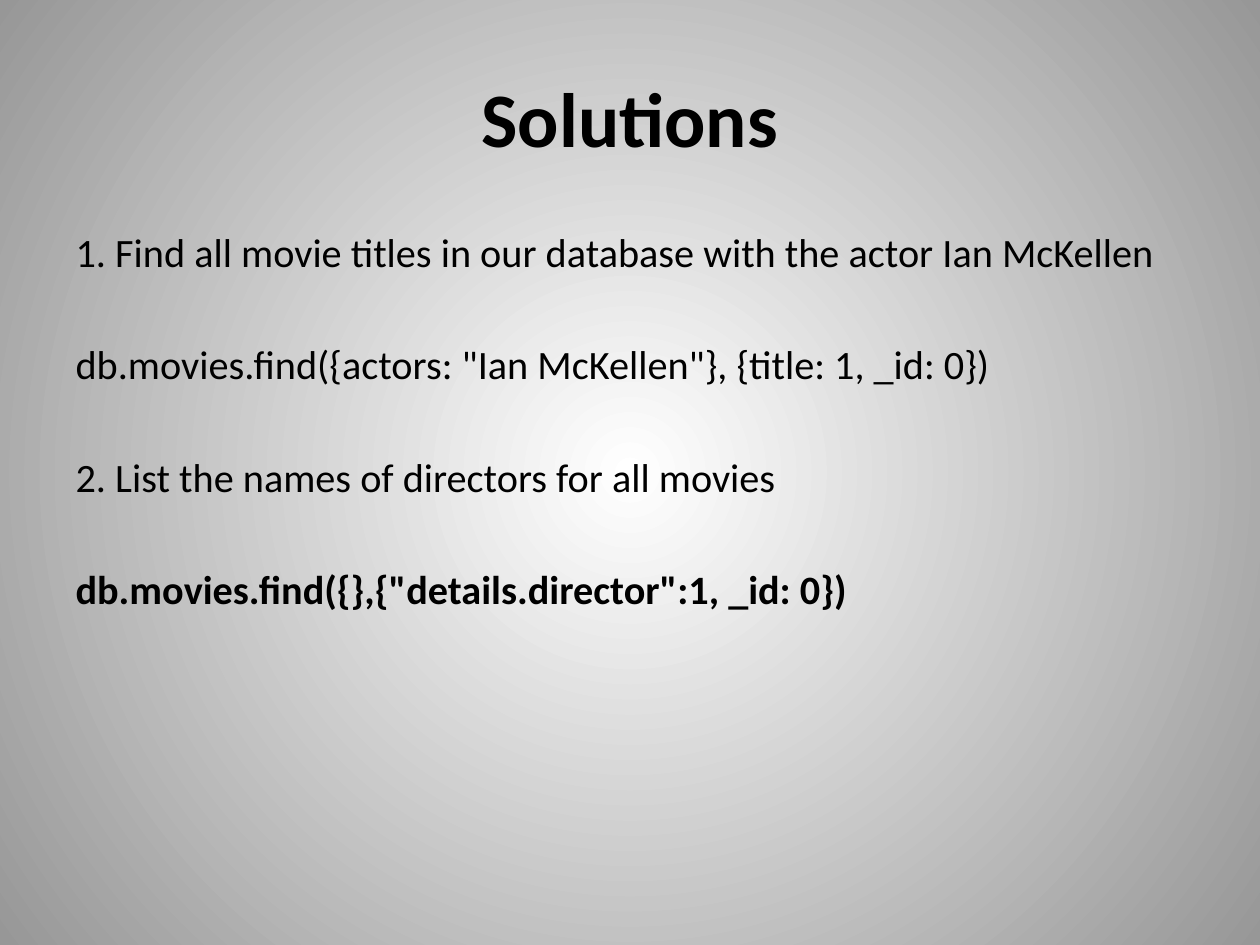
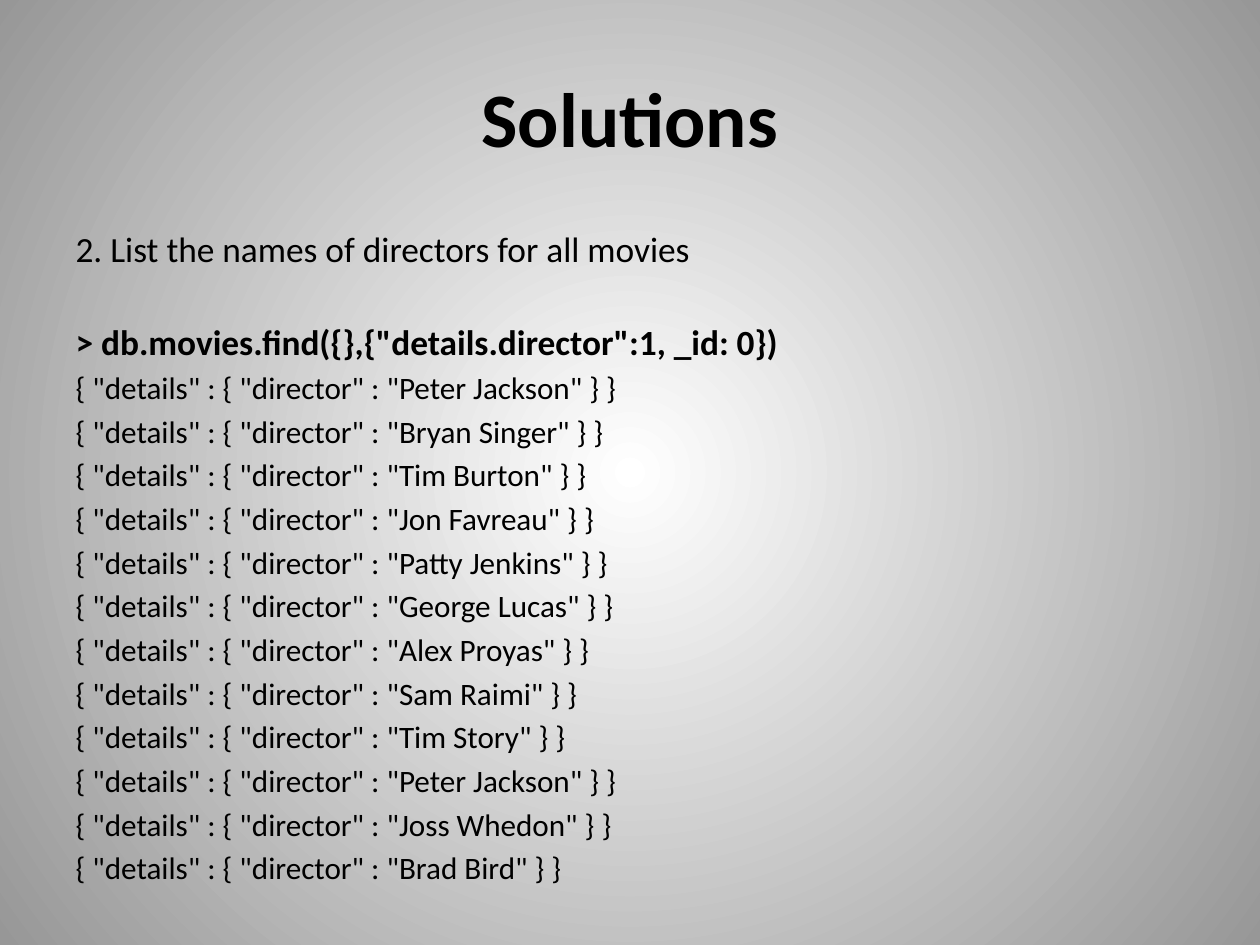
Before and after one commit to dvanvali/mongoDbPresentation, a slide deck: slide 19 of MongoDB.pptx. Drawn at 1260x945 pixels with LibreOffice and Linux fonts; fonts in the diff are those of the drawing. Boxes give left, top, right and bottom in pixels: in the first picture for what was removed or moved away, otherwise in the second. Text is boxed around its words. In the diff, an @@ line names an element or a change of style, - is before the commit and + after.

Commit message:
better solutions

```diff
--- a/MongoDB.pptx
+++ b/MongoDB.pptx
@@ text at [76, 239, 1153, 385]: paragraphs removed @@
-1. Find all movie titles in our database with the actor Ian McKellen
-db.movies.find({actors: "Ian McKellen"}, {title: 1, _id: 0})
@@ text at [76, 237, 689, 263]: size 23 to 20.1 pt in "2. List the names of directors for ..." @@
@@ text at [92, 329, 778, 837]: text changed; size 23 to 17.8 pt; bold off @@
-db.movies.find({},{"details.director":1, _id: 0})
+> db.movies.find({},{"details.director":1, _id: 0})
+{ "details" : { "director" : "Peter Jackson" } }
+{ "details" : { "director" : "Bryan Singer" } }
+{ "details" : { "director" : "Tim Burton" } }
+{ "details" : { "director" : "Jon Favreau" } }
+{ "details" : { "director" : "Patty Jenkins" } }
+{ "details" : { "director" : "George Lucas" } }
+{ "details" : { "director" : "Alex Proyas" } }
+{ "details" : { "director" : "Sam Raimi" } }
+{ "details" : { "director" : "Tim Story" } }
+{ "details" : { "director" : "Peter Jackson" } }
+{ "details" : { "director" : "Joss Whedon" } }
+{ "details" : { "director" : "Brad Bird" } }
```
Also in this commit, not shown: 12 other slides changed, 1 other file.
